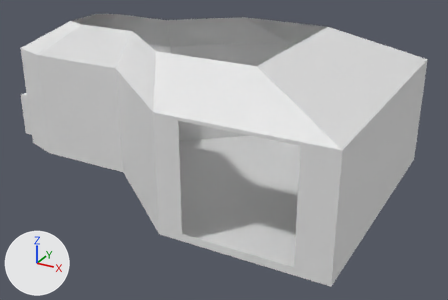
Two versions of the Blender file art/rooms/spaceship interior .blend, one commit apart.
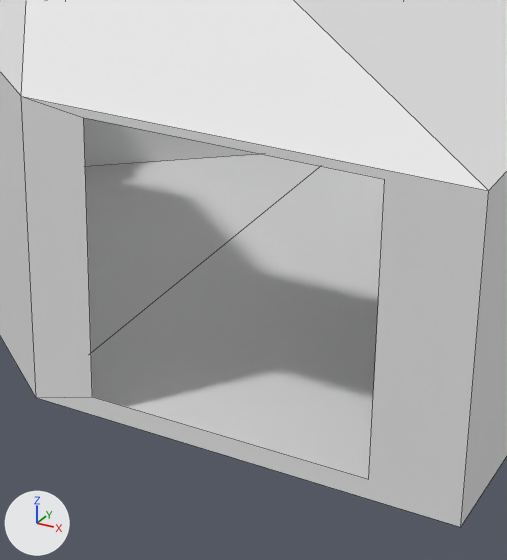
Each version appears first whole from a 50 mm lens placed at (29.3, -35.1, 19.4), pointed at (9.9, 0.1, 1.8), and next in a close-up on the part from 32% to 78% of the width and 24% to 100% of the height. Arrows for +X, +Y and +Z are at lower left; the lights stay in place. The close-ups show mesh edges as thin lines.

In view in the first close-up: 'Plane-col'.
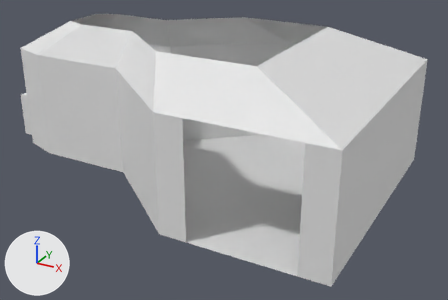
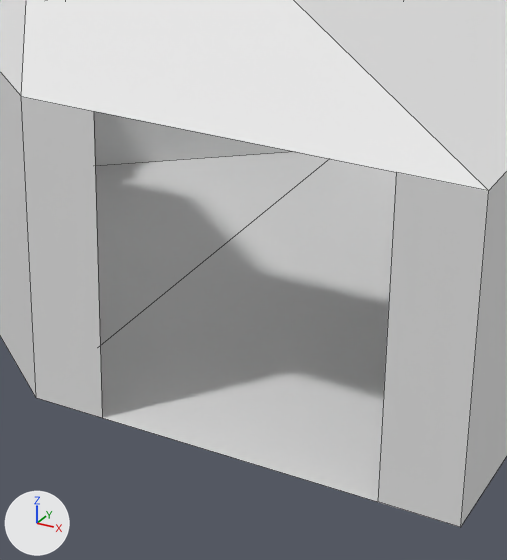
Boxes [x1, y1, x2, y2] around the edits, measured in the close-ups (507 x 560 px; the box of a moved part takes in the faces that stretch with it):
```json
{"part": 1, "of": "me_plane", "change": "moved or reshaped", "before": [21, 94, 489, 524], "after": [21, 94, 489, 524]}
```

Edits to the scene script, one JSON object a line:
```json
{"block": "me_plane", "where": "me_plane.from_pydata(...)  # 58 vertices, 42 faces; spans x -0.88..2.37, y -1.22..1.22, z 0.0..1.11"}
{"block": "me_plane", "where": "# used by ob_plane_col; location = (0.0, -0.01, 0.0); scale = (8.98, 7.42, 8.98)"}
{"block": "me_plane", "where": "# verts and faces of me_plane; kept vertices keep their numbers, new ones are numbered from 58"}
{"block": "me_plane", "where": "# before: 1 (1.18, -1.22, 0.0) at pixel (36, 397), 3 (1.18, 1.22, 0.0), 6 (2.37, -1.22, 0.0) at pixel (460, 527), 7 (2.37, 1.22, 0.0), 11 (1.18, -1.22, 0.86) at pixel (21, 96)"}
{"block": "me_plane", "where": "# before: 16 (2.37, -1.22, 0.86) at pixel (488, 190), 41 (0.95, -0.75, 1.11), 46 (1.68, -0.75, 1.11), 50 (1.36, -1.22, 0.06) at pixel (92, 396), 51 (2.14, -1.22, 0.06) at pixel (368, 479)"}
{"block": "me_plane", "where": "# before: 52 (1.36, -1.22, 0.84) at pixel (83, 117), 53 (2.14, -1.22, 0.84) at pixel (384, 179), 56 (1.39, 1.22, 0.0), 57 (2.16, 1.22, 0.0)"}
{"block": "me_plane", "change": "me_plane part 1"}
{"op": "add", "block": "me_plane", "code": "delete_vertices([51, 53])  # with the faces that use them"}
{"op": "add", "block": "me_plane", "code": "delete_faces([(1, 6, 7, 57, 56, 3), (11, 41, 46, 16)])"}
{"op": "add", "block": "me_plane", "code": "verts[52] = (1.39, -1.22, 0.86)  # moved, pixel (93, 111)"}
{"op": "add", "block": "me_plane", "code": "verts[50] = (1.39, -1.22, 0.0)  # moved, pixel (102, 417)"}
{"op": "add", "block": "me_plane", "code": "verts[58] = (2.16, -1.22, 0.86)  # pixel (396, 172)"}
{"op": "add", "block": "me_plane", "code": "verts[59] = (2.16, -1.22, 0.0)  # pixel (377, 501)"}
{"op": "add", "block": "me_plane", "code": "faces += [(1, 50, 59, 6, 7, 57, 56, 3), (11, 41, 46, 16, 58, 52), (6, 59, 58, 16)]"}
```
